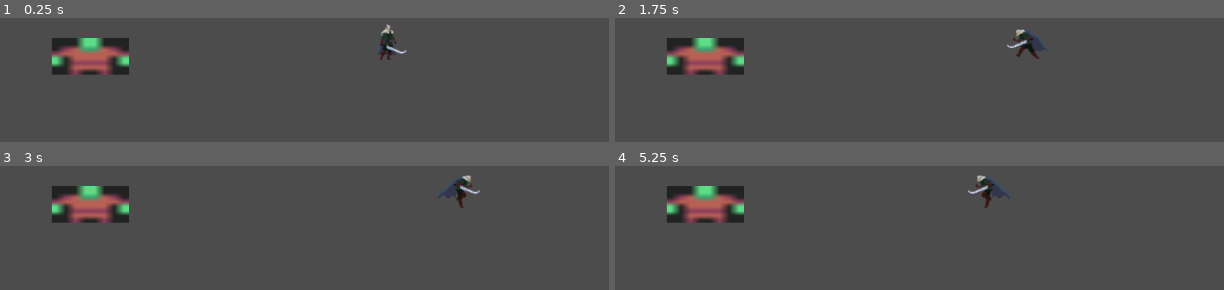
Above: before the commit, frames 1-4 (two rows, left to right).
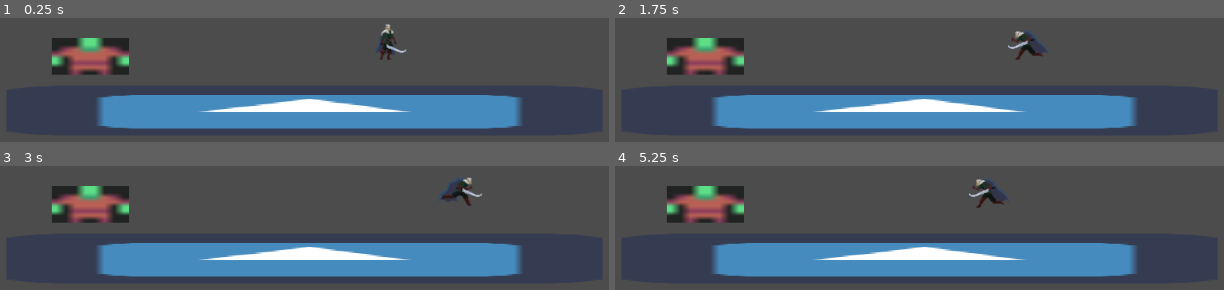
Above: after the commit, the same moments.

Repository: Aki-vito/ESCAPE
Game: Godot game, scene res://trainging_ground.tscn
Two runs of this game, one before a commit and one after it. Both use one fixed random seed, a clock stepped at 60 frames per second and the inputs below. The engine's default icon, where the game draws it, is replaced by a stand-in: a white triangle on a blue panel in a dark square.
Inputs:
- Up to frame 1 (0.25 s): no input
- Up to frame 2 (1.75 s): tap Enter at 0.5 s; hold D (right) 0.53-1.28 s; hold Ctrl (control) 0.53-1.28 s; tap Space (space) at 0.8, 1.35 s; hold A (left) from 1.28 s (still down); tap Shift (shift, bound only after the commit) at 1.55 s
- Up to frame 3 (3 s): release A (left) at 2.03 s; hold Ctrl (control) 2.03-2.78 s; hold D (right) from 2.03 s (still down); tap Shift (shift, bound only after the commit) at 2.1 s; tap Ctrl (control) at 2.85 s
- Up to frame 4 (5.25 s): tap Space (space) at 3.05, 3.6 s; release D (right) at 3.53 s; hold A (left) from 3.53 s (still down); tap Shift (shift, bound only after the commit) at 3.8, 4.35 s; tap Ctrl (control) at 4.55 s; hold Ctrl (control) from 5.03 s (still down)

The runs differ from the first frame. In frame 1, 19% of the frame differs, in the area x 15-86%, y 4-90%; in frame 2, 19%; in frame 3, 20%; in frame 4, 20%, in the area x 15-86%, y 7-90%.

Commit message:
added all animations

Diff:
--- a/player.gd
+++ b/player.gd
@@ -2,50 +2,50 @@
 export (int) var speed = 100
 var velo = Vector2()
 onready var anim = $AnimatedSprite
-var tru = true
+const gravity = 1000
 var entered = false
 onready var zozo = get_node("/root/Node2D/zozo")
 var hito = false
-var jumpo = false
-var pos = Vector2()
+var hito2 = false
+var hito3 = false
 func get_input():
 	var axisa = Input.get_action_strength("right") - Input.get_action_strength("left")
 	velo = Vector2()
-
-	if Input.is_action_just_pressed("space"):
-		jumpo = true
-		anim.animation = "jump"
-		yield(get_tree().create_timer(1), "timeout")
-		jumpo = false
-
-	elif Input.is_action_pressed("right"):
+	if Input.is_action_pressed("right"):
 		velo.x += 1
 	elif Input.is_action_pressed("left"):
 		velo.x -= 1
-
 	elif Input.is_action_pressed("control"):
 		hito = true
-		anim.animation = "attack"
-		yield(get_tree().create_timer(2), "timeout")
+		anim.animation = "attack1"
+		yield(get_tree().create_timer(0.7), "timeout")
 		hito = false
+	elif Input.is_action_just_pressed("space"):
+		hito2 = true
+		anim.animation = "attack2"
+		yield(get_tree().create_timer(0.6), "timeout")
+		hito2 = false
+	elif Input.is_action_just_pressed("shift"):
+		hito3 = true
+		anim.animation = "attack3"
+		yield(get_tree().create_timer(0.8), "timeout")
+		hito3 = false
+
 	velo = velo.normalized() * speed
 
 func _physics_process(delta):
+	var axisX = Input.get_action_strength("right") - Input.get_action_strength("left")
 	get_input()
-	pos = Vector2()
 	velo = move_and_slide(velo)
-
-	var axisX = Input.get_action_strength("right") - Input.get_action_strength("left")
-	if axisX > 0 and hito == false:
+	if axisX > 0 and hito == false and hito2 == false and hito3 == false:
 		anim.animation = "run"
 		anim.flip_h = false
-	elif axisX < 0 and hito == false:
+	elif axisX < 0 and hito == false and hito2 == false and hito3 == false:
 		anim.animation = "run"
 		anim.flip_h = true
-	elif axisX == 0 and hito == false and jumpo == false:
+	elif axisX == 0 and hito == false and hito2 == false and hito3 == false:
 		anim.animation = "idle"
-	elif axisX == 0 and hito == false and jumpo == true:
-		self.position.x += 1.5
+
 
 
 	_dies()
--- a/player.tscn
+++ b/player.tscn
@@ -61,194 +61,194 @@
 atlas = ExtResource( 1 )
 region = Rect2( 1458, 0, 162, 162 )
 
-[sub_resource type="AtlasTexture" id=71]
+[sub_resource type="AtlasTexture" id=117]
 flags = 4
 atlas = ExtResource( 4 )
 region = Rect2( 0, 0, 162, 162 )
 
-[sub_resource type="AtlasTexture" id=72]
+[sub_resource type="AtlasTexture" id=118]
 flags = 4
 atlas = ExtResource( 4 )
 region = Rect2( 162, 0, 162, 162 )
 
-[sub_resource type="AtlasTexture" id=73]
+[sub_resource type="AtlasTexture" id=119]
 flags = 4
 atlas = ExtResource( 4 )
 region = Rect2( 324, 0, 162, 162 )
 
-[sub_resource type="AtlasTexture" id=74]
+[sub_resource type="AtlasTexture" id=77]
+flags = 4
+atlas = ExtResource( 7 )
+region = Rect2( 0, 0, 162, 162 )
+
+[sub_resource type="AtlasTexture" id=78]
+flags = 4
+atlas = ExtResource( 7 )
+region = Rect2( 162, 0, 162, 162 )
+
+[sub_resource type="AtlasTexture" id=79]
+flags = 4
+atlas = ExtResource( 7 )
+region = Rect2( 324, 0, 162, 162 )
+
+[sub_resource type="AtlasTexture" id=80]
+flags = 4
+atlas = ExtResource( 7 )
+region = Rect2( 486, 0, 162, 162 )
+
+[sub_resource type="AtlasTexture" id=81]
+flags = 4
+atlas = ExtResource( 7 )
+region = Rect2( 648, 0, 162, 162 )
+
+[sub_resource type="AtlasTexture" id=82]
+flags = 4
+atlas = ExtResource( 7 )
+region = Rect2( 810, 0, 162, 162 )
+
+[sub_resource type="AtlasTexture" id=83]
+flags = 4
+atlas = ExtResource( 7 )
+region = Rect2( 972, 0, 162, 162 )
+
+[sub_resource type="AtlasTexture" id=84]
+flags = 4
+atlas = ExtResource( 2 )
+region = Rect2( 0, 0, 162, 162 )
+
+[sub_resource type="AtlasTexture" id=85]
+flags = 4
+atlas = ExtResource( 2 )
+region = Rect2( 162, 0, 162, 162 )
+
+[sub_resource type="AtlasTexture" id=86]
+flags = 4
+atlas = ExtResource( 2 )
+region = Rect2( 324, 0, 162, 162 )
+
+[sub_resource type="AtlasTexture" id=87]
+flags = 4
+atlas = ExtResource( 2 )
+region = Rect2( 486, 0, 162, 162 )
+
+[sub_resource type="AtlasTexture" id=88]
+flags = 4
+atlas = ExtResource( 2 )
+region = Rect2( 648, 0, 162, 162 )
+
+[sub_resource type="AtlasTexture" id=89]
+flags = 4
+atlas = ExtResource( 2 )
+region = Rect2( 810, 0, 162, 162 )
+
+[sub_resource type="AtlasTexture" id=90]
+flags = 4
+atlas = ExtResource( 2 )
+region = Rect2( 972, 0, 162, 162 )
+
+[sub_resource type="AtlasTexture" id=91]
+flags = 4
+atlas = ExtResource( 2 )
+region = Rect2( 1134, 0, 162, 162 )
+
+[sub_resource type="AtlasTexture" id=92]
+flags = 4
+atlas = ExtResource( 8 )
+region = Rect2( 0, 0, 162, 162 )
+
+[sub_resource type="AtlasTexture" id=93]
+flags = 4
+atlas = ExtResource( 8 )
+region = Rect2( 162, 0, 162, 162 )
+
+[sub_resource type="AtlasTexture" id=94]
+flags = 4
+atlas = ExtResource( 8 )
+region = Rect2( 324, 0, 162, 162 )
+
+[sub_resource type="AtlasTexture" id=95]
+flags = 4
+atlas = ExtResource( 8 )
+region = Rect2( 486, 0, 162, 162 )
+
+[sub_resource type="AtlasTexture" id=96]
+flags = 4
+atlas = ExtResource( 8 )
+region = Rect2( 648, 0, 162, 162 )
+
+[sub_resource type="AtlasTexture" id=97]
+flags = 4
+atlas = ExtResource( 8 )
+region = Rect2( 810, 0, 162, 162 )
+
+[sub_resource type="AtlasTexture" id=98]
+flags = 4
+atlas = ExtResource( 8 )
+region = Rect2( 972, 0, 162, 162 )
+
+[sub_resource type="AtlasTexture" id=107]
+flags = 4
+atlas = ExtResource( 9 )
+region = Rect2( 0, 0, 162, 162 )
+
+[sub_resource type="AtlasTexture" id=108]
+flags = 4
+atlas = ExtResource( 9 )
+region = Rect2( 162, 0, 162, 162 )
+
+[sub_resource type="AtlasTexture" id=109]
+flags = 4
+atlas = ExtResource( 9 )
+region = Rect2( 324, 0, 162, 162 )
+
+[sub_resource type="AtlasTexture" id=110]
+flags = 4
+atlas = ExtResource( 9 )
+region = Rect2( 486, 0, 162, 162 )
+
+[sub_resource type="AtlasTexture" id=111]
+flags = 4
+atlas = ExtResource( 9 )
+region = Rect2( 648, 0, 162, 162 )
+
+[sub_resource type="AtlasTexture" id=112]
+flags = 4
+atlas = ExtResource( 9 )
+region = Rect2( 810, 0, 162, 162 )
+
+[sub_resource type="AtlasTexture" id=113]
+flags = 4
+atlas = ExtResource( 9 )
+region = Rect2( 972, 0, 162, 162 )
+
+[sub_resource type="AtlasTexture" id=114]
+flags = 4
+atlas = ExtResource( 10 )
+region = Rect2( 0, 0, 162, 162 )
+
+[sub_resource type="AtlasTexture" id=115]
+flags = 4
+atlas = ExtResource( 10 )
+region = Rect2( 162, 0, 162, 162 )
+
+[sub_resource type="AtlasTexture" id=116]
+flags = 4
+atlas = ExtResource( 10 )
+region = Rect2( 324, 0, 162, 162 )
+
+[sub_resource type="AtlasTexture" id=120]
 flags = 4
 atlas = ExtResource( 5 )
 region = Rect2( 0, 0, 162, 162 )
 
-[sub_resource type="AtlasTexture" id=75]
+[sub_resource type="AtlasTexture" id=121]
 flags = 4
 atlas = ExtResource( 5 )
 region = Rect2( 162, 0, 162, 162 )
 
-[sub_resource type="AtlasTexture" id=76]
+[sub_resource type="AtlasTexture" id=122]
 flags = 4
 atlas = ExtResource( 5 )
-region = Rect2( 324, 0, 162, 162 )
-
-[sub_resource type="AtlasTexture" id=77]
-flags = 4
-atlas = ExtResource( 7 )
-region = Rect2( 0, 0, 162, 162 )
-
-[sub_resource type="AtlasTexture" id=78]
-flags = 4
-atlas = ExtResource( 7 )
-region = Rect2( 162, 0, 162, 162 )
-
-[sub_resource type="AtlasTexture" id=79]
-flags = 4
-atlas = ExtResource( 7 )
-region = Rect2( 324, 0, 162, 162 )
-
-[sub_resource type="AtlasTexture" id=80]
-flags = 4
-atlas = ExtResource( 7 )
-region = Rect2( 486, 0, 162, 162 )
-
-[sub_resource type="AtlasTexture" id=81]
-flags = 4
-atlas = ExtResource( 7 )
-region = Rect2( 648, 0, 162, 162 )
-
-[sub_resource type="AtlasTexture" id=82]
-flags = 4
-atlas = ExtResource( 7 )
-region = Rect2( 810, 0, 162, 162 )
-
-[sub_resource type="AtlasTexture" id=83]
-flags = 4
-atlas = ExtResource( 7 )
-region = Rect2( 972, 0, 162, 162 )
-
-[sub_resource type="AtlasTexture" id=84]
-flags = 4
-atlas = ExtResource( 2 )
-region = Rect2( 0, 0, 162, 162 )
-
-[sub_resource type="AtlasTexture" id=85]
-flags = 4
-atlas = ExtResource( 2 )
-region = Rect2( 162, 0, 162, 162 )
-
-[sub_resource type="AtlasTexture" id=86]
-flags = 4
-atlas = ExtResource( 2 )
-region = Rect2( 324, 0, 162, 162 )
-
-[sub_resource type="AtlasTexture" id=87]
-flags = 4
-atlas = ExtResource( 2 )
-region = Rect2( 486, 0, 162, 162 )
-
-[sub_resource type="AtlasTexture" id=88]
-flags = 4
-atlas = ExtResource( 2 )
-region = Rect2( 648, 0, 162, 162 )
-
-[sub_resource type="AtlasTexture" id=89]
-flags = 4
-atlas = ExtResource( 2 )
-region = Rect2( 810, 0, 162, 162 )
-
-[sub_resource type="AtlasTexture" id=90]
-flags = 4
-atlas = ExtResource( 2 )
-region = Rect2( 972, 0, 162, 162 )
-
-[sub_resource type="AtlasTexture" id=91]
-flags = 4
-atlas = ExtResource( 2 )
-region = Rect2( 1134, 0, 162, 162 )
-
-[sub_resource type="AtlasTexture" id=92]
-flags = 4
-atlas = ExtResource( 8 )
-region = Rect2( 0, 0, 162, 162 )
-
-[sub_resource type="AtlasTexture" id=93]
-flags = 4
-atlas = ExtResource( 8 )
-region = Rect2( 162, 0, 162, 162 )
-
-[sub_resource type="AtlasTexture" id=94]
-flags = 4
-atlas = ExtResource( 8 )
-region = Rect2( 324, 0, 162, 162 )
-
-[sub_resource type="AtlasTexture" id=95]
-flags = 4
-atlas = ExtResource( 8 )
-region = Rect2( 486, 0, 162, 162 )
-
-[sub_resource type="AtlasTexture" id=96]
-flags = 4
-atlas = ExtResource( 8 )
-region = Rect2( 648, 0, 162, 162 )
-
-[sub_resource type="AtlasTexture" id=97]
-flags = 4
-atlas = ExtResource( 8 )
-region = Rect2( 810, 0, 162, 162 )
-
-[sub_resource type="AtlasTexture" id=98]
-flags = 4
-atlas = ExtResource( 8 )
-region = Rect2( 972, 0, 162, 162 )
-
-[sub_resource type="AtlasTexture" id=107]
-flags = 4
-atlas = ExtResource( 9 )
-region = Rect2( 0, 0, 162, 162 )
-
-[sub_resource type="AtlasTexture" id=108]
-flags = 4
-atlas = ExtResource( 9 )
-region = Rect2( 162, 0, 162, 162 )
-
-[sub_resource type="AtlasTexture" id=109]
-flags = 4
-atlas = ExtResource( 9 )
-region = Rect2( 324, 0, 162, 162 )
-
-[sub_resource type="AtlasTexture" id=110]
-flags = 4
-atlas = ExtResource( 9 )
-region = Rect2( 486, 0, 162, 162 )
-
-[sub_resource type="AtlasTexture" id=111]
-flags = 4
-atlas = ExtResource( 9 )
-region = Rect2( 648, 0, 162, 162 )
-
-[sub_resource type="AtlasTexture" id=112]
-flags = 4
-atlas = ExtResource( 9 )
-region = Rect2( 810, 0, 162, 162 )
-
-[sub_resource type="AtlasTexture" id=113]
-flags = 4
-atlas = ExtResource( 9 )
-region = Rect2( 972, 0, 162, 162 )
-
-[sub_resource type="AtlasTexture" id=114]
-flags = 4
-atlas = ExtResource( 10 )
-region = Rect2( 0, 0, 162, 162 )
-
-[sub_resource type="AtlasTexture" id=115]
-flags = 4
-atlas = ExtResource( 10 )
-region = Rect2( 162, 0, 162, 162 )
-
-[sub_resource type="AtlasTexture" id=116]
-flags = 4
-atlas = ExtResource( 10 )
 region = Rect2( 324, 0, 162, 162 )
 
 [sub_resource type="AtlasTexture" id=99]
@@ -298,40 +298,45 @@
 "name": "idle",
 "speed": 8.0
 }, {
-"frames": [ SubResource( 71 ), SubResource( 72 ), SubResource( 73 ), SubResource( 74 ), SubResource( 75 ), SubResource( 76 ) ],
+"frames": [ SubResource( 117 ), SubResource( 118 ), SubResource( 119 ) ],
 "loop": true,
 "name": "jump",
-"speed": 5.0
+"speed": 3.0
 }, {
 "frames": [ SubResource( 77 ), SubResource( 78 ), SubResource( 79 ), SubResource( 80 ), SubResource( 81 ), SubResource( 82 ), SubResource( 83 ) ],
 "loop": true,
 "name": "attack1",
-"speed": 5.0
+"speed": 10.0
 }, {
 "frames": [ SubResource( 84 ), SubResource( 85 ), SubResource( 86 ), SubResource( 87 ), SubResource( 88 ), SubResource( 89 ), SubResource( 90 ), SubResource( 91 ) ],
 "loop": true,
 "name": "run",
-"speed": 5.0
+"speed": 9.0
 }, {
 "frames": [ SubResource( 92 ), SubResource( 93 ), SubResource( 94 ), SubResource( 95 ), SubResource( 96 ), SubResource( 97 ), SubResource( 98 ) ],
 "loop": true,
 "name": "attack2",
-"speed": 5.0
+"speed": 10.0
 }, {
 "frames": [ SubResource( 107 ), SubResource( 108 ), SubResource( 109 ), SubResource( 110 ), SubResource( 111 ), SubResource( 112 ), SubResource( 113 ) ],
 "loop": true,
 "name": "death",
-"speed": 5.0
+"speed": 3.0
 }, {
 "frames": [ SubResource( 114 ), SubResource( 115 ), SubResource( 116 ) ],
 "loop": true,
 "name": "takehit",
 "speed": 5.0
 }, {
+"frames": [ SubResource( 120 ), SubResource( 121 ), SubResource( 122 ) ],
+"loop": true,
+"name": "fall",
+"speed": 3.0
+}, {
 "frames": [ SubResource( 99 ), SubResource( 100 ), SubResource( 101 ), SubResource( 102 ), SubResource( 103 ), SubResource( 104 ), SubResource( 105 ), SubResource( 106 ) ],
 "loop": true,
 "name": "attack3",
-"speed": 5.0
+"speed": 8.0
 } ]
 
 [sub_resource type="RectangleShape2D" id=60]
@@ -347,8 +352,8 @@
 z_index = 5
 z_as_relative = false
 frames = SubResource( 59 )
-animation = "takehit"
-frame = 2
+animation = "idle"
+frame = 9
 playing = true
 
 [node name="CollisionShape2D" type="CollisionShape2D" parent="."]
--- a/project.godot
+++ b/project.godot
@@ -50,6 +50,16 @@
 "events": [ Object(InputEventKey,"resource_local_to_scene":false,"resource_name":"","device":0,"alt":false,"shift":false,"control":false,"meta":false,"command":false,"pressed":false,"scancode":16777238,"unicode":0,"echo":false,"script":null)
  ]
 }
+enter={
+"deadzone": 0.5,
+"events": [ Object(InputEventKey,"resource_local_to_scene":false,"resource_name":"","device":0,"alt":false,"shift":false,"control":false,"meta":false,"command":false,"pressed":false,"scancode":16777221,"unicode":0,"echo":false,"script":null)
+ ]
+}
+shift={
+"deadzone": 0.5,
+"events": [ Object(InputEventKey,"resource_local_to_scene":false,"resource_name":"","device":0,"alt":false,"shift":false,"control":false,"meta":false,"command":false,"pressed":false,"scancode":16777237,"unicode":0,"echo":false,"script":null)
+ ]
+}
 
 [physics]
 
--- a/trainging_ground.tscn
+++ b/trainging_ground.tscn
@@ -1,10 +1,14 @@
-[gd_scene load_steps=4 format=2]
+[gd_scene load_steps=6 format=2]
 
 [ext_resource path="res://kenney_microRoguelike/Tiles/Colored/tile_0011.png" type="Texture" id=1]
 [ext_resource path="res://player.tscn" type="PackedScene" id=2]
+[ext_resource path="res://icon.png" type="Texture" id=3]
 
 [sub_resource type="RectangleShape2D" id=1]
 extents = Vector2( 5.12794, 4.80598 )
+
+[sub_resource type="RectangleShape2D" id=2]
+extents = Vector2( 411.19, 27.1973 )
 
 [node name="Node2D" type="Node2D"]
 
@@ -19,3 +23,15 @@
 texture = ExtResource( 1 )
 
 [node name="player" parent="." instance=ExtResource( 2 )]
+
+[node name="StaticBody2D" type="StaticBody2D" parent="."]
+position = Vector2( 378.403, 289.268 )
+
+[node name="CollisionShape2D" type="CollisionShape2D" parent="StaticBody2D"]
+position = Vector2( 26, 7 )
+shape = SubResource( 2 )
+
+[node name="Sprite" type="Sprite" parent="StaticBody2D"]
+position = Vector2( 42.3271, 12.7356 )
+scale = Vector2( 11.9213, 1 )
+texture = ExtResource( 3 )
